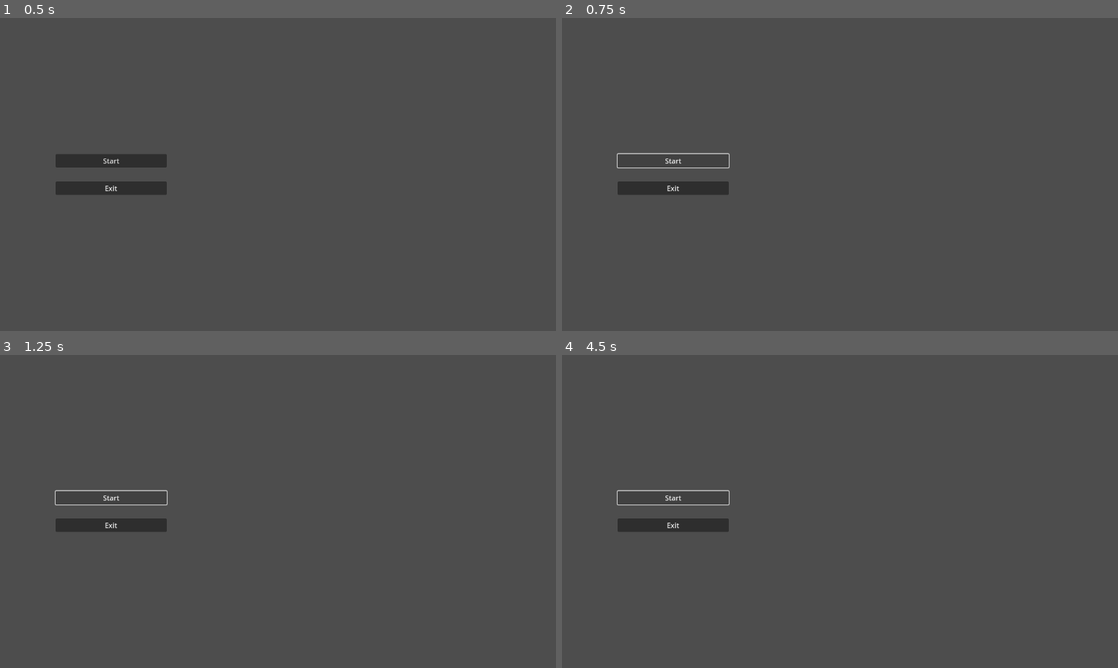
Above: before the commit, frames 1-4 (two rows, left to right).
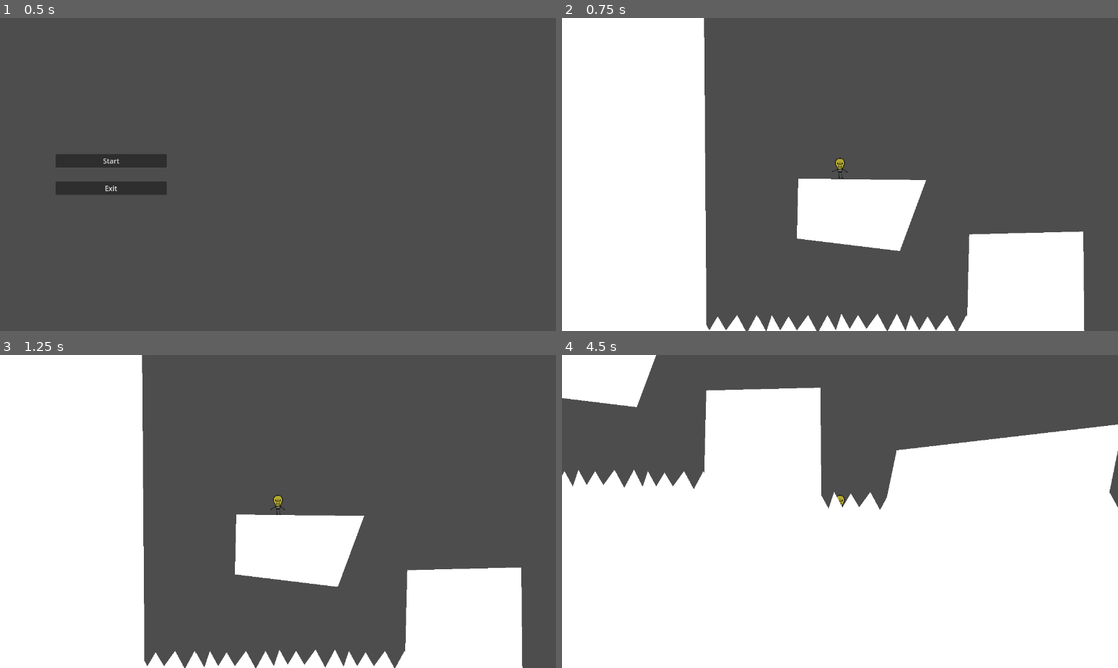
Above: after the commit, the same moments.

Repository: rasmussvala/Bigmode-Game-Jam-2025
Game: Godot game, scene res://scenes/menu.tscn
Same seed, same stepped clock (60 frames per second), same inputs: the game is played once before the commit and once after it.
Inputs (mouse positions are in pixels of both pictures, inside the frame that each line leads up to):
- Up to frame 1 (0.5 s): no input
- Up to frame 2 (0.75 s): click "Start" at 0.5 s
- Up to frame 3 (1.25 s): no input
- Up to frame 4 (4.5 s): click (673, 498) at 1.25 s, where only the run before the commit has a clickable "Start"; tap Enter at 2, 4.25 s; hold Shift (dodge) 2.03-2.78 s; hold D (move_right) 2.03-3.53 s; tap Space (jump) at 2.27, 3.02, 3.5 s; tap Shift (dodge) at 2.85, 4.35 s; hold A (move_left) 3.53-4.28 s; hold Shift (dodge) 3.53-4.28 s; hold D (move_right) from 4.28 s (still down)

Frame 1 is identical in both runs. In frame 2, 38% of the frame differs, in the area x 0-94%, y 0-100%; in frame 3, 39%; in frame 4, 73%, in the area x 0-100%, y 0-100%.

Commit message:
full playthrough possible

Diff:
--- /dev/null
+++ b/scenes/end.tscn
@@ -0,0 +1,28 @@
+[gd_scene format=3 uid="uid://xp24pxqgmf3a"]
+
+[node name="End" type="Control"]
+layout_mode = 3
+anchors_preset = 15
+anchor_right = 1.0
+anchor_bottom = 1.0
+grow_horizontal = 2
+grow_vertical = 2
+size_flags_horizontal = 3
+size_flags_vertical = 3
+
+[node name="Label" type="Label" parent="."]
+layout_mode = 1
+anchors_preset = 8
+anchor_left = 0.5
+anchor_top = 0.5
+anchor_right = 0.5
+anchor_bottom = 0.5
+offset_left = -86.0
+offset_top = -11.5
+offset_right = 86.0
+offset_bottom = 11.5
+grow_horizontal = 2
+grow_vertical = 2
+text = "Thank you for playing!"
+horizontal_alignment = 1
+vertical_alignment = 1
--- a/scenes/levels/level_1.tscn
+++ b/scenes/levels/level_1.tscn
@@ -1,13 +1,17 @@
-[gd_scene load_steps=5 format=3 uid="uid://dfxrbngmwot6s"]
+[gd_scene load_steps=6 format=3 uid="uid://dfxrbngmwot6s"]
 
 [ext_resource type="PackedScene" uid="uid://cb3vh0dhrgdyp" path="res://scenes/player.tscn" id="1_ubl5h"]
 [ext_resource type="PackedScene" uid="uid://gr206ync62i2" path="res://scenes/levels/obstacles/obstacle_1.tscn" id="2_5ae06"]
 [ext_resource type="Script" path="res://scripts/obstacle.gd" id="3_u3e2s"]
 [ext_resource type="PackedScene" uid="uid://crgspndduh0ge" path="res://scenes/levels/obstacles/spikes.tscn" id="4_ipgkl"]
+[ext_resource type="PackedScene" uid="uid://bly0mnguraowr" path="res://scenes/next_level.tscn" id="4_l0tdr"]
 
 [node name="Level1" type="Node2D"]
 
 [node name="Player" parent="." instance=ExtResource("1_ubl5h")]
+
+[node name="NextLevel" parent="." instance=ExtResource("4_l0tdr")]
+position = Vector2(490, 42)
 
 [node name="Obstacle1" parent="." instance=ExtResource("2_5ae06")]
 position = Vector2(1, 40)
@@ -18,26 +22,26 @@
 script = ExtResource("3_u3e2s")
 
 [node name="Polygon2D" type="Polygon2D" parent="Walls"]
-polygon = PackedVector2Array(-95, -95, -141, -95, -166, 84, -155, 183, 100, 204, 340, 194, 564, 187, 610, -17, 578, -133, 477, -125, 481, -27, 524, -28, 522, 29, 437, 32, 430, 112, 378, 111, 392, 42, 229, 61, 219, 109, 175, 107, 174, 16, 92, 18, 91, 144, -96, 138)
+polygon = PackedVector2Array(-99, -169, -288, -179, -283, 108, -160, 331, 172, 366, 488, 360, 737, 206, 711, -61, 578, -133, 477, -125, 481, -27, 524, -28, 522, 29, 437, 32, 430, 112, 378, 111, 392, 42, 229, 61, 219, 109, 175, 107, 174, 16, 92, 18, 90, 100, -97, 96)
 
 [node name="CollisionPolygon2D" type="CollisionPolygon2D" parent="Walls"]
 
 [node name="Spikes" type="Node" parent="."]
 
 [node name="Spikes1" parent="Spikes" instance=ExtResource("4_ipgkl")]
-position = Vector2(-68, 179)
+position = Vector2(-84, 136)
 
 [node name="Spikes2" parent="Spikes" instance=ExtResource("4_ipgkl")]
-position = Vector2(-7, 180)
+position = Vector2(-33, 136)
 
 [node name="Spikes3" parent="Spikes" instance=ExtResource("4_ipgkl")]
-position = Vector2(52, 182)
+position = Vector2(17, 135)
 
 [node name="Spikes4" parent="Spikes" instance=ExtResource("4_ipgkl")]
-position = Vector2(92, 183)
+position = Vector2(67, 136)
 
 [node name="Spikes5" parent="Spikes" instance=ExtResource("4_ipgkl")]
 position = Vector2(201, 151)
 
 [node name="Spikes6" parent="Spikes" instance=ExtResource("4_ipgkl")]
-position = Vector2(407, 150)
+position = Vector2(409, 150)
--- /dev/null
+++ b/scenes/levels/level_10.tscn
@@ -0,0 +1,16 @@
+[gd_scene load_steps=4 format=3 uid="uid://djekmo3wdkaof"]
+
+[ext_resource type="PackedScene" uid="uid://cb3vh0dhrgdyp" path="res://scenes/player.tscn" id="1_x5ax2"]
+[ext_resource type="PackedScene" uid="uid://gr206ync62i2" path="res://scenes/levels/obstacles/obstacle_1.tscn" id="2_sxfol"]
+[ext_resource type="PackedScene" uid="uid://bly0mnguraowr" path="res://scenes/next_level.tscn" id="3_m801q"]
+
+[node name="Level10" type="Node2D"]
+
+[node name="Player" parent="." instance=ExtResource("1_x5ax2")]
+position = Vector2(-16, 2)
+
+[node name="Obstacle1" parent="." instance=ExtResource("2_sxfol")]
+position = Vector2(1, 40)
+
+[node name="NextLevel" parent="." instance=ExtResource("3_m801q")]
+position = Vector2(44, 1)
--- /dev/null
+++ b/scenes/levels/level_2.tscn
@@ -0,0 +1,16 @@
+[gd_scene load_steps=4 format=3 uid="uid://bhjfg4wc11ihh"]
+
+[ext_resource type="PackedScene" uid="uid://cb3vh0dhrgdyp" path="res://scenes/player.tscn" id="1_ig46m"]
+[ext_resource type="PackedScene" uid="uid://gr206ync62i2" path="res://scenes/levels/obstacles/obstacle_1.tscn" id="2_20ytr"]
+[ext_resource type="PackedScene" uid="uid://bly0mnguraowr" path="res://scenes/next_level.tscn" id="3_kma42"]
+
+[node name="Level2" type="Node2D"]
+
+[node name="Player" parent="." instance=ExtResource("1_ig46m")]
+position = Vector2(-16, 2)
+
+[node name="Obstacle1" parent="." instance=ExtResource("2_20ytr")]
+position = Vector2(1, 40)
+
+[node name="NextLevel" parent="." instance=ExtResource("3_kma42")]
+position = Vector2(44, 1)
--- /dev/null
+++ b/scenes/levels/level_3.tscn
@@ -0,0 +1,16 @@
+[gd_scene load_steps=4 format=3 uid="uid://bwfp43lmvye2k"]
+
+[ext_resource type="PackedScene" uid="uid://cb3vh0dhrgdyp" path="res://scenes/player.tscn" id="1_6qyqw"]
+[ext_resource type="PackedScene" uid="uid://gr206ync62i2" path="res://scenes/levels/obstacles/obstacle_1.tscn" id="2_67npy"]
+[ext_resource type="PackedScene" uid="uid://bly0mnguraowr" path="res://scenes/next_level.tscn" id="3_j4gmt"]
+
+[node name="Level3" type="Node2D"]
+
+[node name="Player" parent="." instance=ExtResource("1_6qyqw")]
+position = Vector2(-16, 2)
+
+[node name="Obstacle1" parent="." instance=ExtResource("2_67npy")]
+position = Vector2(1, 40)
+
+[node name="NextLevel" parent="." instance=ExtResource("3_j4gmt")]
+position = Vector2(44, 1)
--- /dev/null
+++ b/scenes/levels/level_4.tscn
@@ -0,0 +1,16 @@
+[gd_scene load_steps=4 format=3 uid="uid://bdkb68g6yaw53"]
+
+[ext_resource type="PackedScene" uid="uid://cb3vh0dhrgdyp" path="res://scenes/player.tscn" id="1_swuuy"]
+[ext_resource type="PackedScene" uid="uid://gr206ync62i2" path="res://scenes/levels/obstacles/obstacle_1.tscn" id="2_r8xt2"]
+[ext_resource type="PackedScene" uid="uid://bly0mnguraowr" path="res://scenes/next_level.tscn" id="3_dmgj8"]
+
+[node name="Level4" type="Node2D"]
+
+[node name="Player" parent="." instance=ExtResource("1_swuuy")]
+position = Vector2(-16, 2)
+
+[node name="Obstacle1" parent="." instance=ExtResource("2_r8xt2")]
+position = Vector2(1, 40)
+
+[node name="NextLevel" parent="." instance=ExtResource("3_dmgj8")]
+position = Vector2(44, 1)
--- /dev/null
+++ b/scenes/levels/level_5.tscn
@@ -0,0 +1,16 @@
+[gd_scene load_steps=4 format=3 uid="uid://crvp28lxkhper"]
+
+[ext_resource type="PackedScene" uid="uid://cb3vh0dhrgdyp" path="res://scenes/player.tscn" id="1_loqov"]
+[ext_resource type="PackedScene" uid="uid://gr206ync62i2" path="res://scenes/levels/obstacles/obstacle_1.tscn" id="2_0cjdl"]
+[ext_resource type="PackedScene" uid="uid://bly0mnguraowr" path="res://scenes/next_level.tscn" id="3_nys1x"]
+
+[node name="Level5" type="Node2D"]
+
+[node name="Player" parent="." instance=ExtResource("1_loqov")]
+position = Vector2(-16, 2)
+
+[node name="Obstacle1" parent="." instance=ExtResource("2_0cjdl")]
+position = Vector2(1, 40)
+
+[node name="NextLevel" parent="." instance=ExtResource("3_nys1x")]
+position = Vector2(44, 1)
--- /dev/null
+++ b/scenes/levels/level_6.tscn
@@ -0,0 +1,16 @@
+[gd_scene load_steps=4 format=3 uid="uid://dp60euqhghojs"]
+
+[ext_resource type="PackedScene" uid="uid://cb3vh0dhrgdyp" path="res://scenes/player.tscn" id="1_ggvs1"]
+[ext_resource type="PackedScene" uid="uid://gr206ync62i2" path="res://scenes/levels/obstacles/obstacle_1.tscn" id="2_lmjfv"]
+[ext_resource type="PackedScene" uid="uid://bly0mnguraowr" path="res://scenes/next_level.tscn" id="3_wxqcv"]
+
+[node name="Level6" type="Node2D"]
+
+[node name="Player" parent="." instance=ExtResource("1_ggvs1")]
+position = Vector2(-16, 2)
+
+[node name="Obstacle1" parent="." instance=ExtResource("2_lmjfv")]
+position = Vector2(1, 40)
+
+[node name="NextLevel" parent="." instance=ExtResource("3_wxqcv")]
+position = Vector2(44, 1)
--- /dev/null
+++ b/scenes/levels/level_7.tscn
@@ -0,0 +1,16 @@
+[gd_scene load_steps=4 format=3 uid="uid://jtwkcloqua78"]
+
+[ext_resource type="PackedScene" uid="uid://cb3vh0dhrgdyp" path="res://scenes/player.tscn" id="1_ujfov"]
+[ext_resource type="PackedScene" uid="uid://gr206ync62i2" path="res://scenes/levels/obstacles/obstacle_1.tscn" id="2_81yat"]
+[ext_resource type="PackedScene" uid="uid://bly0mnguraowr" path="res://scenes/next_level.tscn" id="3_1480t"]
+
+[node name="Level7" type="Node2D"]
+
+[node name="Player" parent="." instance=ExtResource("1_ujfov")]
+position = Vector2(-16, 2)
+
+[node name="Obstacle1" parent="." instance=ExtResource("2_81yat")]
+position = Vector2(1, 40)
+
+[node name="NextLevel" parent="." instance=ExtResource("3_1480t")]
+position = Vector2(44, 1)
--- /dev/null
+++ b/scenes/levels/level_8.tscn
@@ -0,0 +1,16 @@
+[gd_scene load_steps=4 format=3 uid="uid://dg3yqvjnr44uh"]
+
+[ext_resource type="PackedScene" uid="uid://cb3vh0dhrgdyp" path="res://scenes/player.tscn" id="1_2dkkw"]
+[ext_resource type="PackedScene" uid="uid://gr206ync62i2" path="res://scenes/levels/obstacles/obstacle_1.tscn" id="2_skm1k"]
+[ext_resource type="PackedScene" uid="uid://bly0mnguraowr" path="res://scenes/next_level.tscn" id="3_3bj5a"]
+
+[node name="Level8" type="Node2D"]
+
+[node name="Player" parent="." instance=ExtResource("1_2dkkw")]
+position = Vector2(-16, 2)
+
+[node name="Obstacle1" parent="." instance=ExtResource("2_skm1k")]
+position = Vector2(1, 40)
+
+[node name="NextLevel" parent="." instance=ExtResource("3_3bj5a")]
+position = Vector2(44, 1)
--- /dev/null
+++ b/scenes/levels/level_9.tscn
@@ -0,0 +1,16 @@
+[gd_scene load_steps=4 format=3 uid="uid://ds7qk8fapu5ef"]
+
+[ext_resource type="PackedScene" uid="uid://cb3vh0dhrgdyp" path="res://scenes/player.tscn" id="1_2lj31"]
+[ext_resource type="PackedScene" uid="uid://gr206ync62i2" path="res://scenes/levels/obstacles/obstacle_1.tscn" id="2_v85g6"]
+[ext_resource type="PackedScene" uid="uid://bly0mnguraowr" path="res://scenes/next_level.tscn" id="3_f360c"]
+
+[node name="Level9" type="Node2D"]
+
+[node name="Player" parent="." instance=ExtResource("1_2lj31")]
+position = Vector2(-16, 2)
+
+[node name="Obstacle1" parent="." instance=ExtResource("2_v85g6")]
+position = Vector2(1, 40)
+
+[node name="NextLevel" parent="." instance=ExtResource("3_f360c")]
+position = Vector2(44, 1)
--- a/scenes/next_level.tscn
+++ b/scenes/next_level.tscn
@@ -3,18 +3,17 @@
 [ext_resource type="Script" path="res://scripts/next_level.gd" id="1_5p4jc"]
 
 [sub_resource type="RectangleShape2D" id="RectangleShape2D_2rvgg"]
-size = Vector2(40, 40)
 
 [node name="NextLevel" type="Area2D"]
 collision_layer = 0
 script = ExtResource("1_5p4jc")
 
 [node name="ColorRect" type="ColorRect" parent="."]
-offset_left = -20.0
-offset_top = -20.0
-offset_right = 20.0
-offset_bottom = 20.0
-color = Color(1, 0.466667, 0, 1)
+offset_left = -10.0
+offset_top = -10.0
+offset_right = 10.0
+offset_bottom = 10.0
+color = Color(1, 0.41732, 0.0412157, 1)
 
 [node name="CollisionShape2D" type="CollisionShape2D" parent="."]
 shape = SubResource("RectangleShape2D_2rvgg")
--- a/scripts/menu.gd
+++ b/scripts/menu.gd
@@ -7,8 +7,7 @@
 	init_buttons()
 
 func start_game() -> void:
-	print("Start game")
-	# @TODO Add next scene/start animation
+	get_tree().change_scene_to_file("res://scenes/levels/level_1.tscn")
 
 func exit_game() -> void:
 	get_tree().quit()
--- a/scripts/next_level.gd
+++ b/scripts/next_level.gd
@@ -3,11 +3,17 @@
 const FILE_BEGIN = "res://scenes/levels/level_"
 
 func _on_body_entered(_body: Node2D) -> void:
-	# find current scene
+	# find current scene number
 	var current_scene_file = get_tree().current_scene.scene_file_path
+	var current_number = current_scene_file.to_int()
+
+	# last level will trigger end scene
+	if current_number == 10:
+		get_tree().change_scene_to_file("res://scenes/end.tscn")
+		return
 
 	# construct next level path
-	var next_level_number = current_scene_file.to_int() + 1
+	var next_level_number = current_number + 1
 	var next_level_path = FILE_BEGIN + str(next_level_number) + ".tscn"
 
 	# change scene
